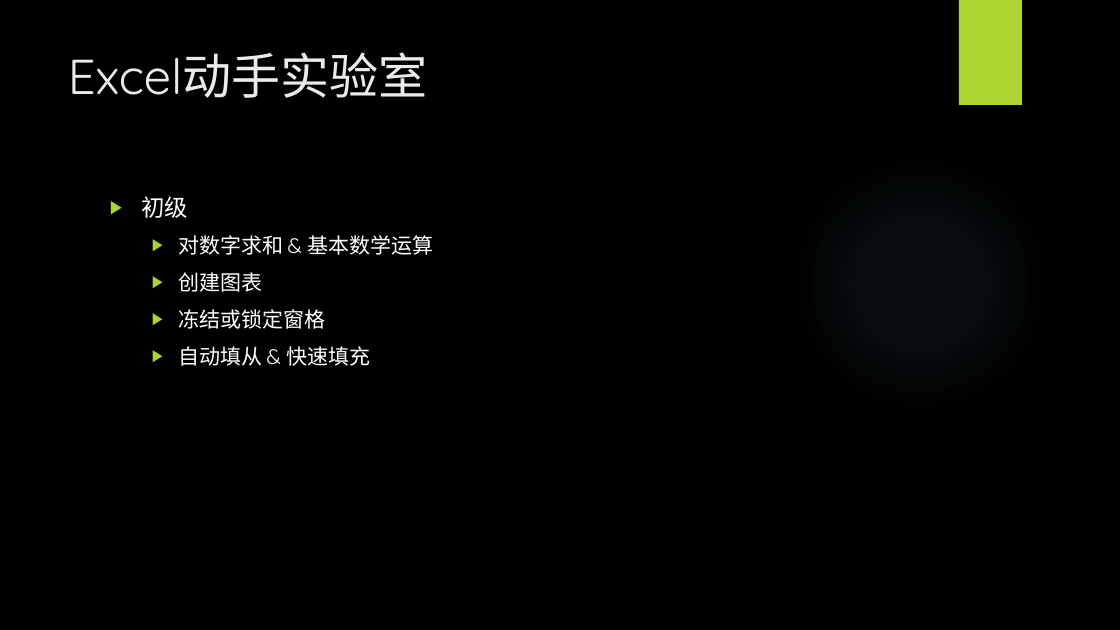
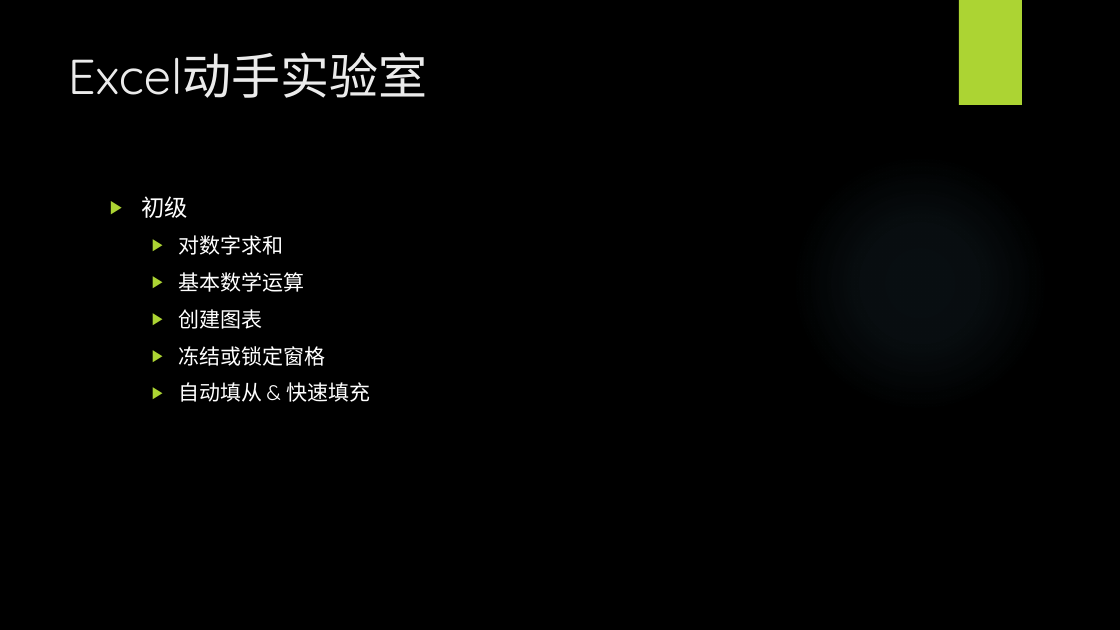
Before and after one commit to BigEgg/OfficeTraining, a slide deck: slide 2 of Excel动手实验室.pptx. Drawn at 1120x630 pixels with LibreOffice and Linux fonts; fonts in the diff are those of the drawing; background and template pictures are left out. Boxes give left, top, right and bottom in pixels: in the first picture for what was removed or moved away, otherwise in the second. Text is boxed around its words. In the diff, an @@ line names an element or a change of style, - is before the commit and + after.

```diff
--- a/Excel动手实验室.pptx
+++ b/Excel动手实验室.pptx
@@ text at (178, 235, 304, 292): text changed @@
-  ▶ 对数字求和 & 基本数学运算
+  ▶ 对数字求和
+  ▶ 基本数学运算
```
Also in this commit, not shown: 2 slides added, 2 other files.
